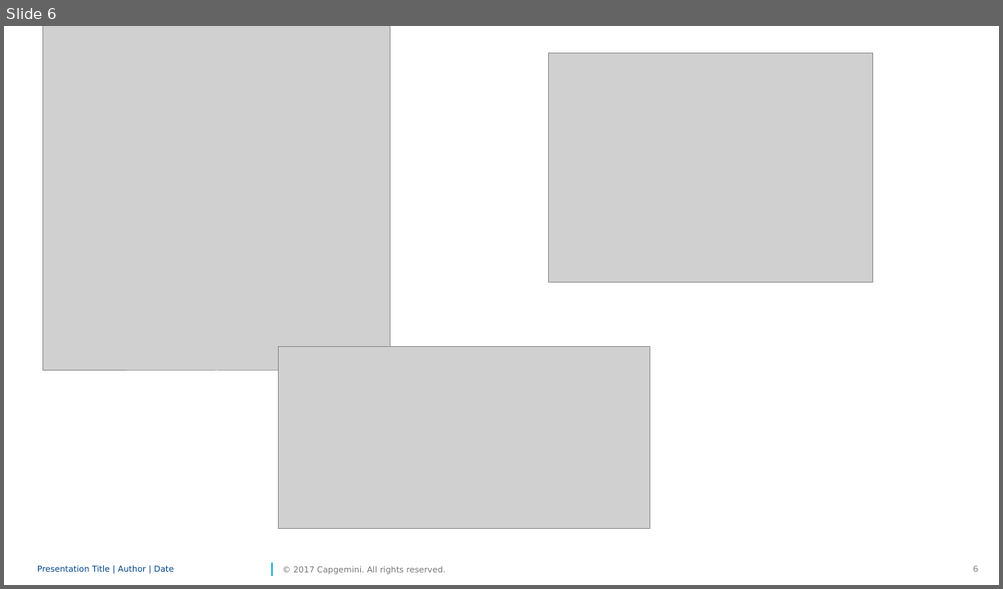
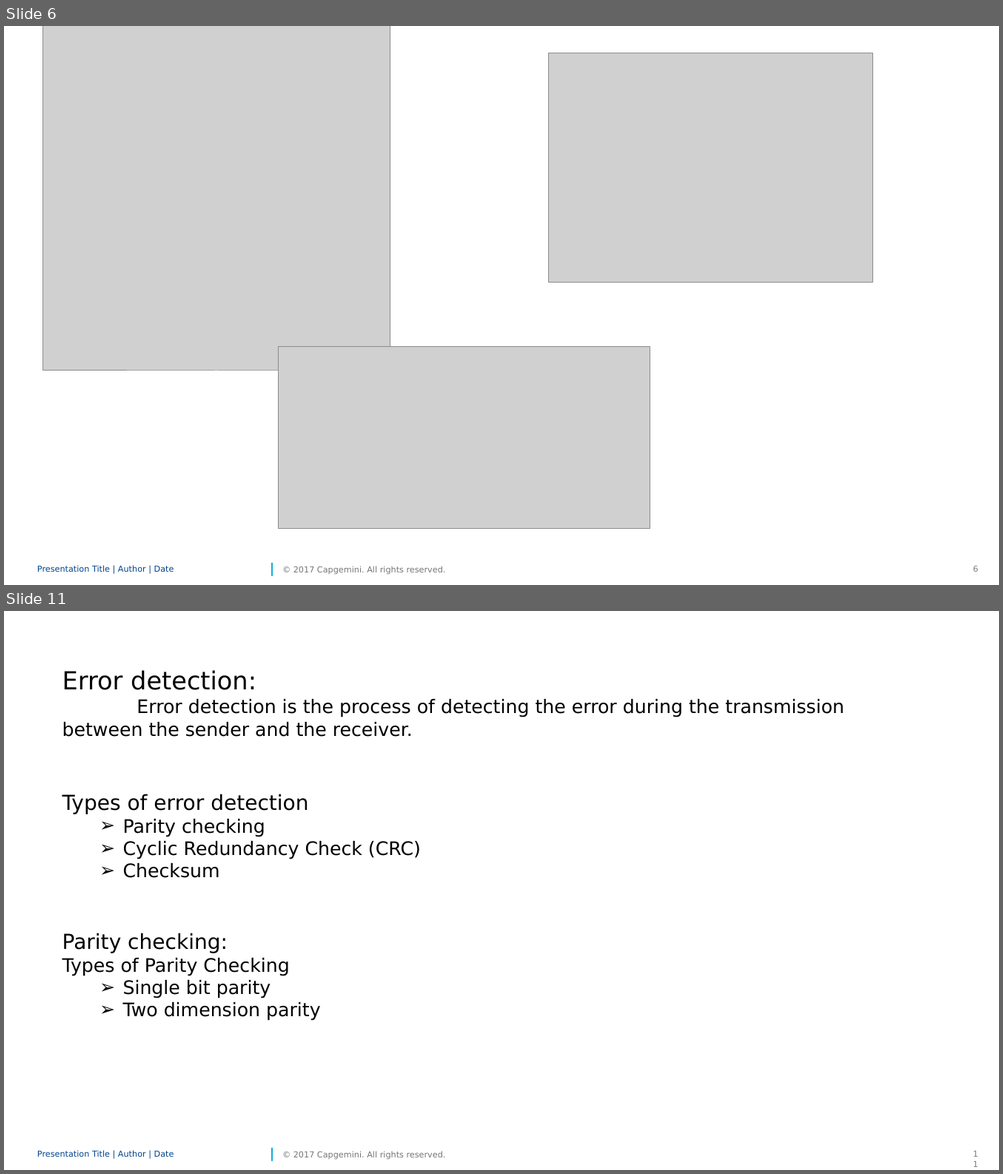
Before and after one commit to MohammedAashik/sparkCG, a slide deck: DAtalink.pptx. Shown one above the other, each under a label of ours: slide 6 before the commit, slides 6 and 11 after it; the slides between them are not shown. The pictures are 1003x589 and 1003x1174 pixels, drawn with LibreOffice and Linux fonts; fonts in the diff are those of the drawing; grey boxes stand for pictures; background and template pictures are left out. Boxes give left, top, right and bottom in pixels: in the first picture for what was removed or moved away, otherwise in the second. Text is boxed around its words. In the diff, an @@ line names an element or a change of style, - is before the commit and + after.

```diff
--- a/DAtalink.pptx
+++ b/DAtalink.pptx
@@ slide 11 added at (4, 611, 999, 1170), background #FFFFFF; not listed: 4 template elements that a slide beside it also shows @@
@@ text added at (62, 670, 844, 1021), 18 pt, text #000000 @@
+Error detection:
+Error detection is the process of detecting the error during the transmission between the sender and the receiver.
+Types of error detection
+  ➢ Parity checking
+  ➢ Cyclic Redundancy Check (CRC)
+  ➢ Checksum
+Parity checking:
+Types of Parity Checking
+  ➢ Single bit parity
+  ➢ Two dimension parity
```
Also in this commit, not shown: 1 slide changed, 14 other slides added.
